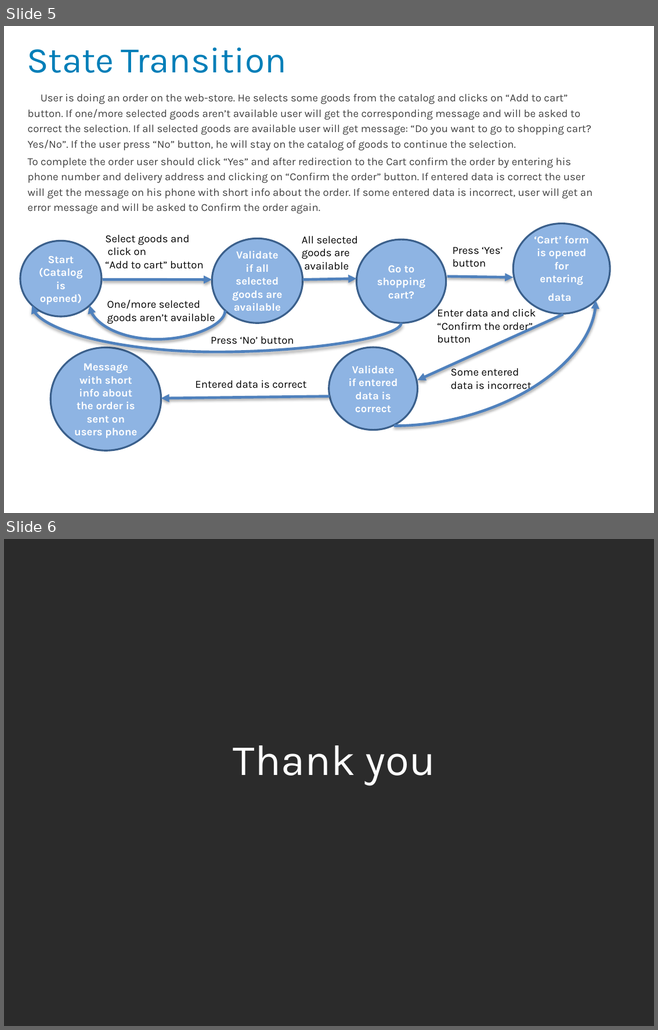
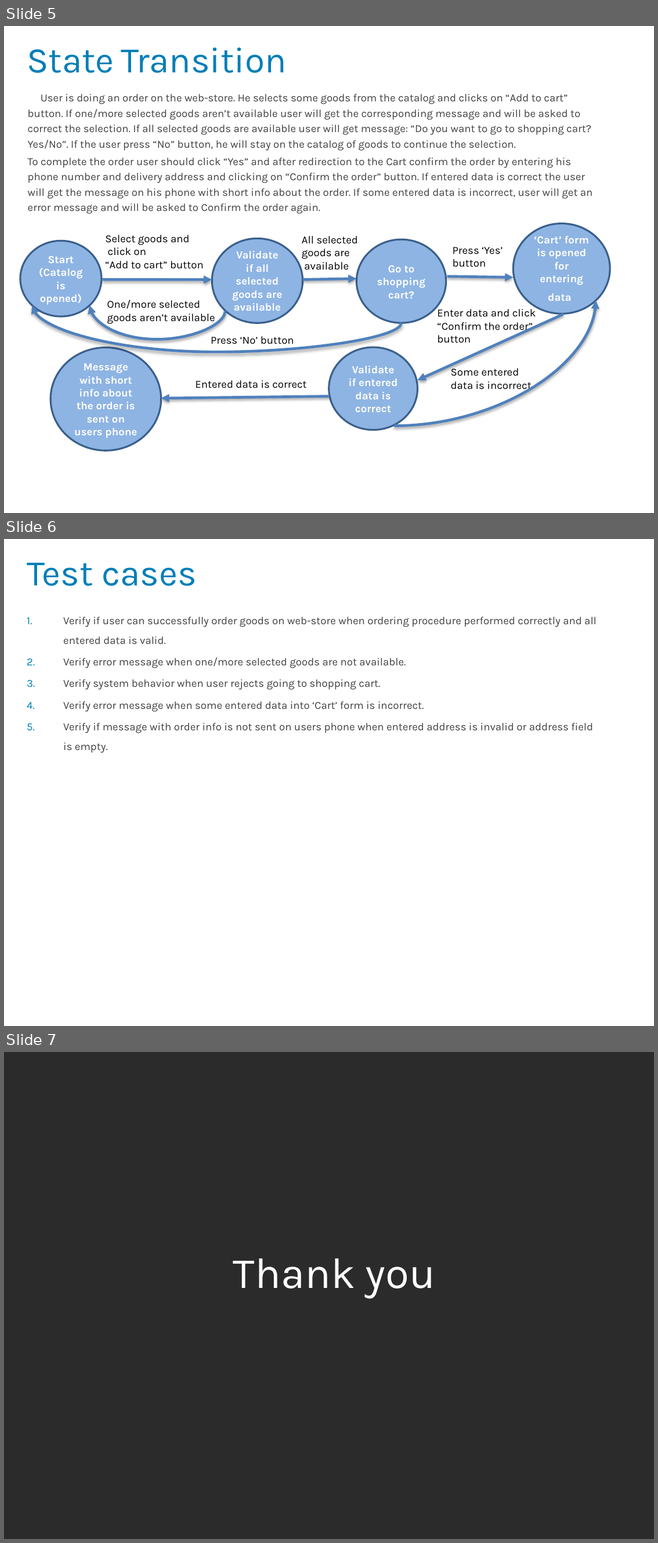
Before and after one commit to ttp-if/mqc, a slide deck: Mariia Kryzhalko/HW5.pptx. Shown one above the other, each under a label of ours: slides 5 and 6 before the commit, slides 5, 6 and 7 after it. The pictures are 658x1030 and 658x1543 pixels, drawn with LibreOffice and Linux fonts; fonts in the diff are those of the drawing; background and template pictures are left out; a plain dark background stands for a picture behind light text. Boxes give left, top, right and bottom in pixels: in the first picture for what was removed or moved away, otherwise in the second. Text is boxed around its words. In the diff, an @@ line names an element or a change of style, - is before the commit and + after.

```diff
--- a/Mariia Kryzhalko/HW5.pptx
+++ b/Mariia Kryzhalko/HW5.pptx
@@ slide 6 added at (4,539,654,1026), background picture (left out) @@
@@ title added at (27,563,197,586), 40 pt, text #017EB8 @@
+Test cases
@@ text added at (63,617,596,753), 12 pt, text #404040 @@
+1. Verify if user can successfully order goods on web-store when ordering procedure performed correctly and all entered data is valid.
+2. Verify error message when one/more selected goods are not available.
+3. Verify system behavior when user rejects going to shopping cart.
+4. Verify error message when some entered data into ‘Cart’ form is incorrect.
+5. Verify if message with order info is not sent on users phone when entered address is invalid or address field is empty.
@@ page number added at (487,997,639,1022), 12 pt, text #FFFFFF @@
+6
@@ what was slide 6 is now slide 7 @@
```
Also in this commit, not shown: 1 slide changed.
